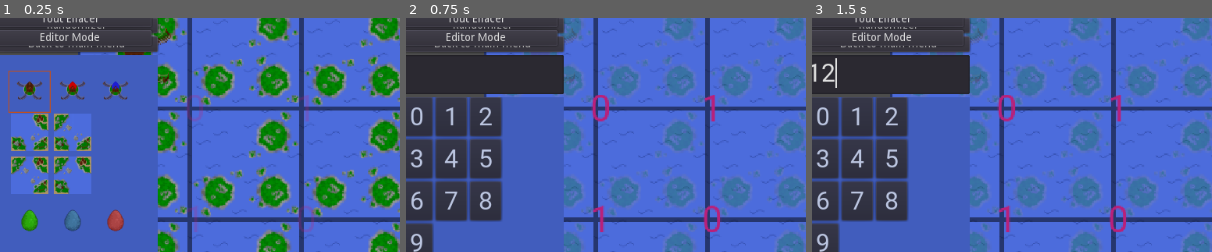
Above: before the commit, frames 1-3 (left to right).
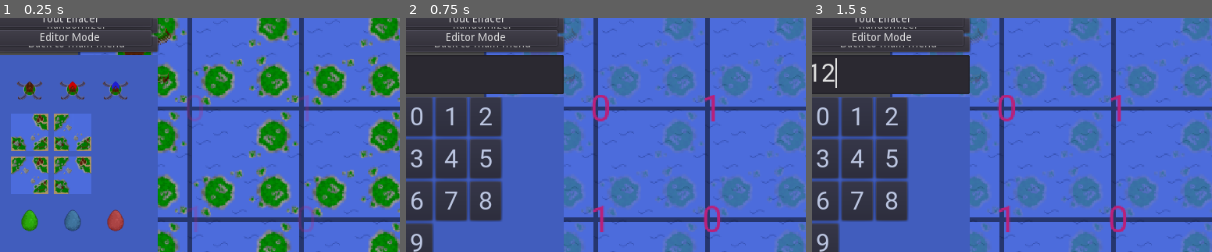
Above: after the commit, the same moments.

Repository: prologin/prologin2024
Game: Godot game, scene res://Scenes/MapEditor/MapEditor.tscn
The game is run twice, just before and just after one commit, with the same random seed, the same clock (stepped at 60 frames per second) and the same inputs. This scene is started directly instead of the project's main scene.
Inputs (mouse positions are % of the whole screen's width and height, from its top left):
- Up to frame 1 (0.25 s): no input
- Up to frame 2 (0.75 s): click "EDITION CARTE" at 0.5 s
- Up to frame 3 (1.5 s): click (11, 22) at 1.27 s; type "12" at 1.35 s
The pictures show only the part of the screen within x 1-51%, y 9-59%; the shares and areas given below are measured in that part.

The runs differ from the first frame. In frame 1, 0.3% of the frame differs, in the area x 2-13%, y 22-41%; in frame 2, nothing differs; in frame 3, nothing differs.

Commit message:
front: fix(selection-rect): selector was visible when on selection was set
Squashed commit of the following:

* front: fix(selection-rect): selection-rect changed while points edition was set

* front: fix(selection-rect): remove selection rect on edition

* front: fix(selection-rect): selector was visible when on selection was set

Diff:
--- a/gui/godot/Scenes/MapEditor/MapEditor.tscn
+++ b/gui/godot/Scenes/MapEditor/MapEditor.tscn
@@ -75,15 +75,15 @@
 text = "Back to main menu"
 
 [node name="PointsAmount" type="TextEdit" parent="Selector/VBoxContainer"]
-margin_top = 164.0
-margin_right = 208.0
-margin_bottom = 214.0
+margin_top = 144.0
+margin_right = 208.0
+margin_bottom = 194.0
 rect_min_size = Vector2( 0, 50 )
 hint_tooltip = "Nombre de points de la sélection"
 custom_fonts/font = ExtResource( 5 )
 
 [node name="ViewportContainer" type="ViewportContainer" parent="Selector/VBoxContainer"]
-margin_top = 218.0
+margin_top = 198.0
 margin_right = 208.0
 margin_bottom = 584.0
 size_flags_horizontal = 3
@@ -91,7 +91,7 @@
 stretch = true
 
 [node name="Viewport" type="Viewport" parent="Selector/VBoxContainer/ViewportContainer"]
-size = Vector2( 208, 366 )
+size = Vector2( 208, 386 )
 handle_input_locally = false
 render_target_update_mode = 3
 
--- a/gui/godot/Scripts/Scenes/MapEditor/BGSelector.gd
+++ b/gui/godot/Scripts/Scenes/MapEditor/BGSelector.gd
@@ -60,5 +60,6 @@
 		var tilepos = self.world_to_map(pos)
 		var tile = self.get_cell(tilepos[0], tilepos[1])
 		if tile != -1:
-			set_selection_rect(tilepos)
+			if select_rect.self_modulate.a != 0:
+				set_selection_rect(tilepos)
 			emit_signal("on_selection", tile)
--- a/gui/godot/Scripts/Scenes/MapEditor/MapEditor.gd
+++ b/gui/godot/Scripts/Scenes/MapEditor/MapEditor.gd
@@ -38,11 +38,12 @@
 	points_amount.visible = points_editor_mode == Constants.EditorMode.POINTS
 	if points_editor_mode == Constants.EditorMode.POINTS:
 		editor_mode_toggle.text = 'EDITION POINTS'
-		selection_rect.visible = false
+		selection_rect.self_modulate.a = 0
 		viewer.set_alpha(alpha_disabled, 1)
 	else:
 		editor_mode_toggle.text = 'EDITION CARTE'
-		selection_rect.visible = true
+		if bg_selection != null:
+			selection_rect.self_modulate.a = 1
 		viewer.set_alpha(1, alpha_disabled)
 
 
@@ -188,8 +189,8 @@
 
 
 func set_bg_selection(sel):
-	bg_selection = sel
 	if points_editor_mode != Constants.EditorMode.POINTS:
+		bg_selection = sel
 		if bg_selection in [
 			Constants.TypeCase.VILLAGE,
 			Constants.TypeCase.VILLAGE_J1,
Not shown: 1 places in gui/godot/Scenes/MapEditor/MapEditor.tscn that only renumber resources
